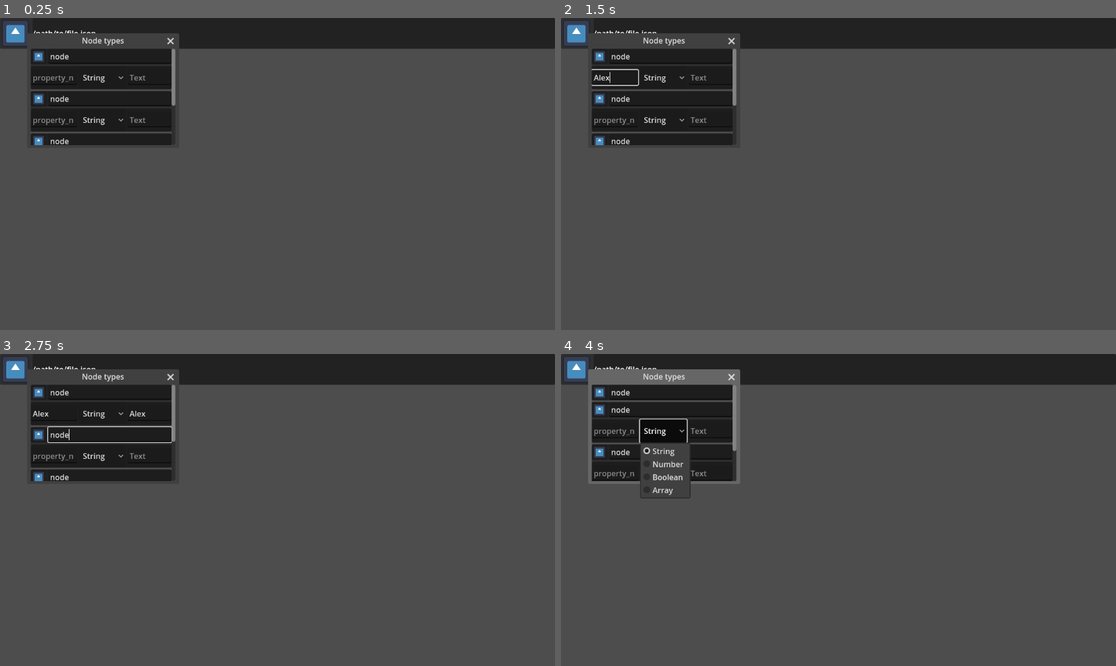
Above: before the commit, frames 1-4 (two rows, left to right).
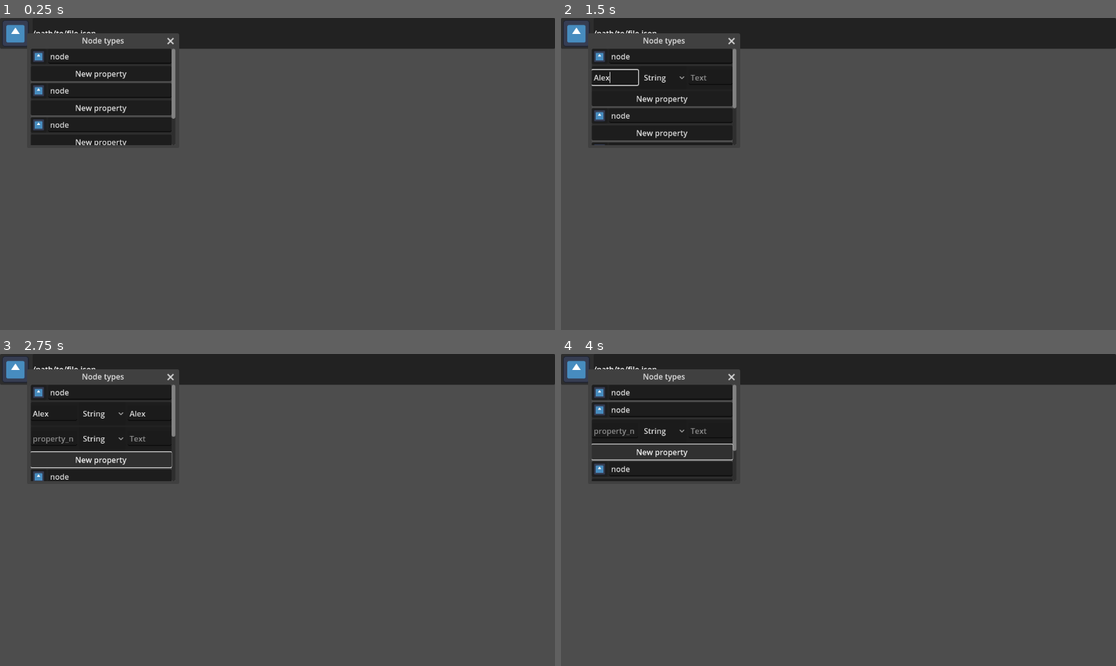
Above: after the commit, the same moments.

Repository: arthurgps2/nodoban
Game: Godot game, scene res://Charter/Charter.tscn
Same seed, same stepped clock (60 frames per second), same inputs: the game is played once before the commit and once after it. The engine's default icon, where the game draws it, is replaced by a stand-in: a white triangle on a blue panel in a dark square.
Inputs (mouse positions are in pixels of both pictures, inside the frame that each line leads up to):
- Up to frame 1 (0.25 s): no input
- Up to frame 2 (1.5 s): click (660, 74) at 0.5 s, where only the run after the commit has a clickable "New property"; click (616, 77) at 1.27 s; type "Alex" at 1.35 s
- Up to frame 3 (2.75 s): click (149, 413) at 1.5 s; type "Alex" at 1.58 s; click (99, 435) at 2 s, where only the run after the commit has a clickable "New property"
- Up to frame 4 (4 s): click (599, 391) at 2.77 s; click (660, 432) at 3.5 s, where only the run before the commit has a clickable "String"

The runs differ from the first frame. In frame 1, 1.5% of the frame differs, in the area x 5-32%, y 16-41%; in frame 2, 1.1%; in frame 3, 1.0%; in frame 4, 3.2%, in the area x 4-33%, y 4-47%.

Commit message:
Create new property button

Diff:
--- a/Charter/Node Type Menu/CharterNodeTypeMenu.gd
+++ b/Charter/Node Type Menu/CharterNodeTypeMenu.gd
@@ -1,5 +1,13 @@
 class_name CharterNodeTypeMenu
 extends PanelContainer
 
+const node_property_scene : PackedScene = preload("res://Charter/Node Type Menu/Node Property/CharterNodeProperty.tscn")
+
 func _on_dropdown_button_pressed() -> void:
 	%MenuBody.visible = not %MenuBody.visible
+
+func _on_new_button_pressed() -> void:
+	var node_property := node_property_scene.instantiate()
+	%MenuBody/Items.add_child(node_property)
+	%MenuBody/Items.move_child(node_property, -1)
+	%MenuBody/Items.move_child(%MenuBody/Items/NewButton, -1)
--- a/Charter/Node Type Menu/CharterNodeTypeMenu.tscn
+++ b/Charter/Node Type Menu/CharterNodeTypeMenu.tscn
@@ -1,8 +1,7 @@
-[gd_scene load_steps=4 format=3 uid="uid://c1tepacjfl6vu"]
+[gd_scene load_steps=3 format=3 uid="uid://c1tepacjfl6vu"]
 
 [ext_resource type="Texture2D" uid="uid://bgdvc6m8oju7c" path="res://icon.svg" id="1_olsri"]
 [ext_resource type="Script" path="res://Charter/Node Type Menu/CharterNodeTypeMenu.gd" id="1_xrobp"]
-[ext_resource type="PackedScene" uid="uid://dmrygu0hmivbp" path="res://Charter/Node Type Menu/Node Property/CharterNodeProperty.tscn" id="3_y7flg"]
 
 [node name="CharterNodeTypeMenu" type="PanelContainer"]
 anchors_preset = 10
@@ -43,7 +42,9 @@
 [node name="Items" type="VBoxContainer" parent="VBoxContainer/MenuBody"]
 layout_mode = 2
 
-[node name="CharterNodeProperty" parent="VBoxContainer/MenuBody/Items" instance=ExtResource("3_y7flg")]
+[node name="NewButton" type="Button" parent="VBoxContainer/MenuBody/Items"]
 layout_mode = 2
+text = "New property"
 
 [connection signal="pressed" from="VBoxContainer/MenuHeader/HBoxContainer/DropdownButton" to="." method="_on_dropdown_button_pressed"]
+[connection signal="pressed" from="VBoxContainer/MenuBody/Items/NewButton" to="." method="_on_new_button_pressed"]
